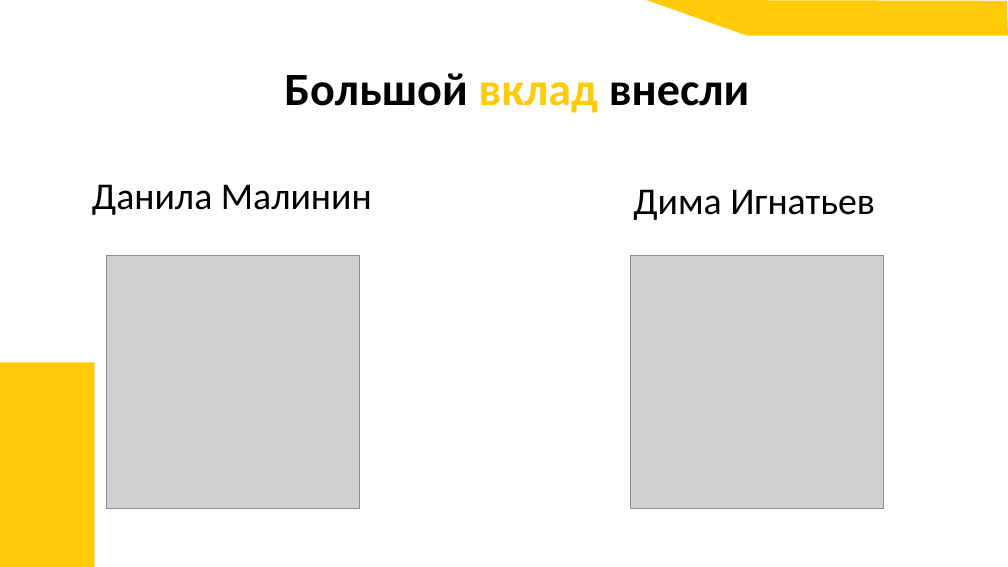
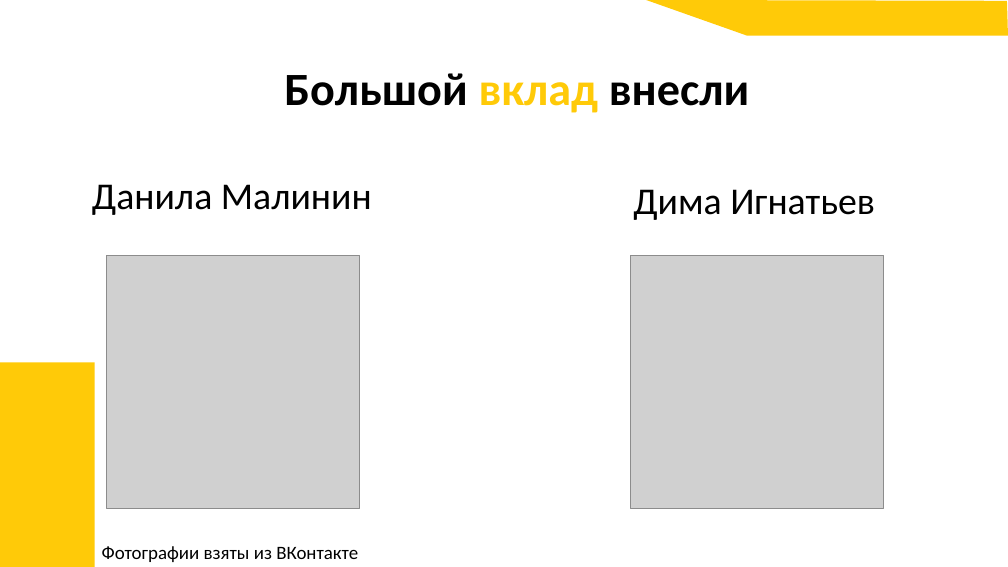
Before and after one commit to Vovadoes/Hackathon, a slide deck: slide 9 of stroitelniy-project_1.pptx. Drawn at 1008x567 pixels with LibreOffice and Linux fonts; fonts in the diff are those of the drawing; grey boxes stand for pictures; background and template pictures are left out. Boxes give left, top, right and bottom in pixels: in the first picture for what was removed or moved away, otherwise in the second. Text is boxed around its words. In the diff, an @@ line names an element or a change of style, - is before the commit and + after.

Commit message:
пр

```diff
--- a/stroitelniy-project_1.pptx
+++ b/stroitelniy-project_1.pptx
@@ text added at box(102, 546, 358, 562), 18 pt, text #000000 @@
+Фотографии взяты из ВКонтакте
```
